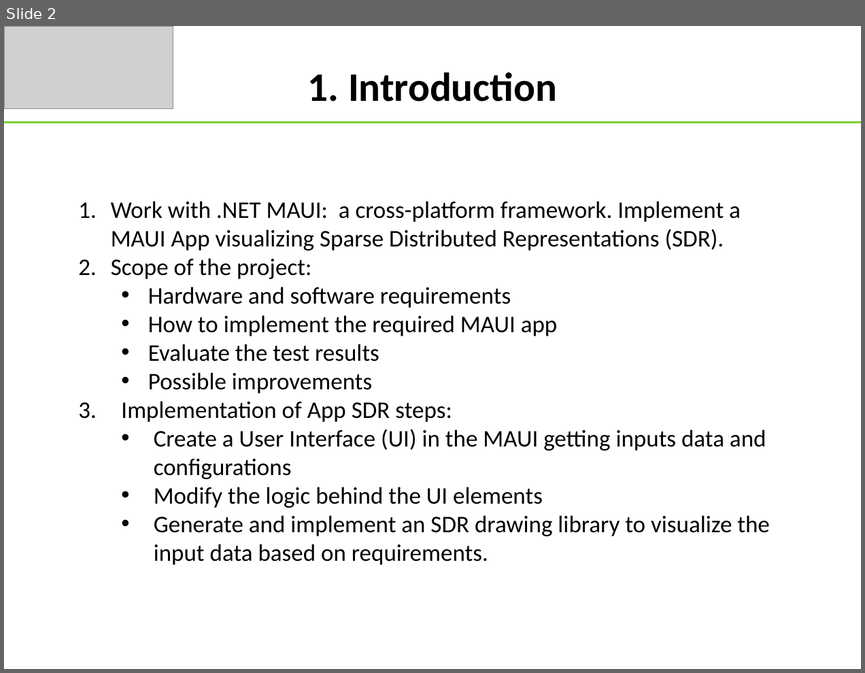
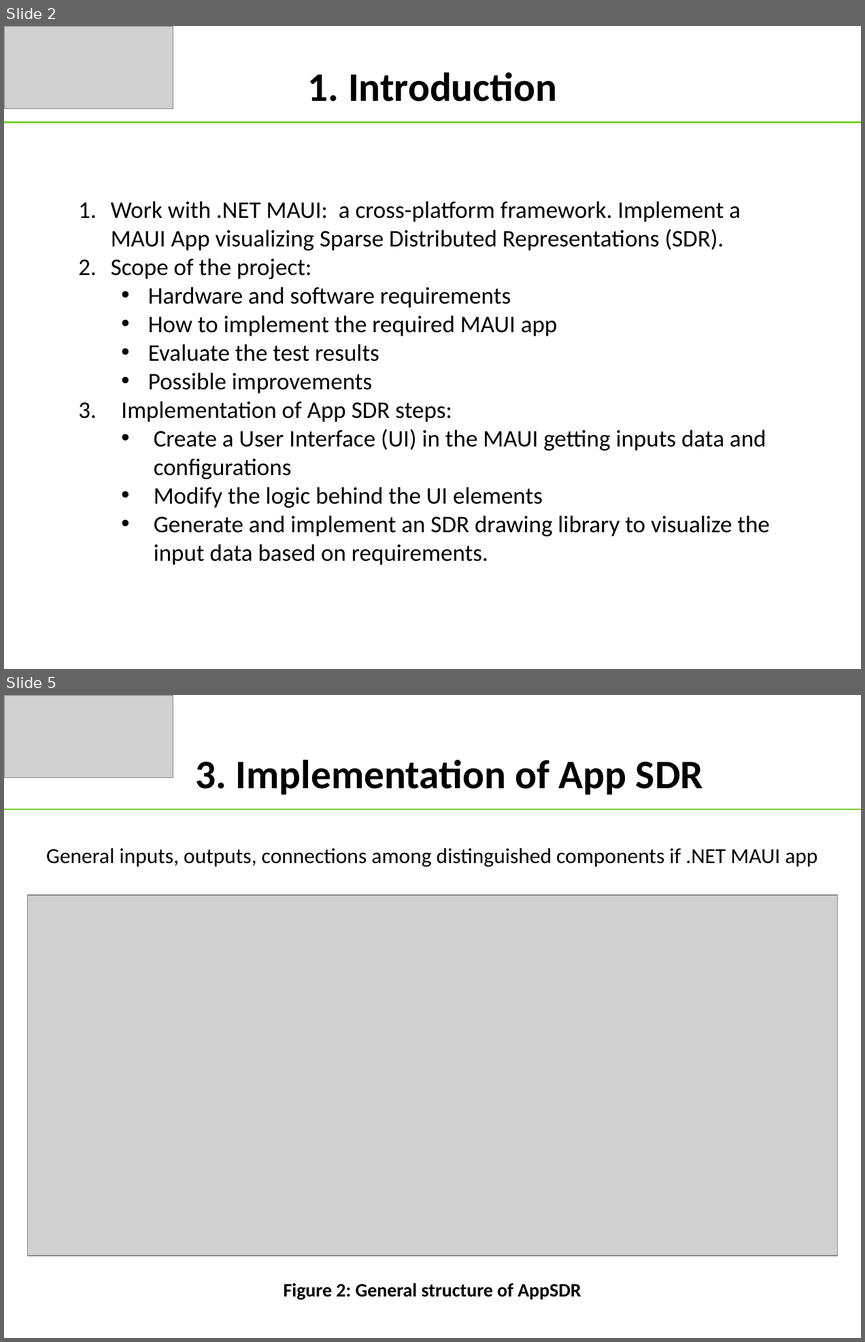
Before and after one commit to tongngocminhanh/MAUI_App_SDR, a slide deck: MySEProject/Documentation/ML22-23-8 Implement the SDR representation in the MAUI application.pptx. Shown one above the other, each under a label of ours: slide 2 before the commit, slides 2 and 5 after it; the slides between them are not shown. The pictures are 865x673 and 865x1342 pixels, drawn with LibreOffice and Linux fonts; fonts in the diff are those of the drawing; grey boxes stand for pictures. Boxes give left, top, right and bottom in pixels: in the first picture for what was removed or moved away, otherwise in the second. Text is boxed around its words. In the diff, an @@ line names an element or a change of style, - is before the commit and + after.

```diff
--- a/MySEProject/Documentation/ML22-23-8 Implement the SDR representation in the MAUI application.pptx
+++ b/MySEProject/Documentation/ML22-23-8 Implement the SDR representation in the MAUI application.pptx
@@ slide 5 added at (x1=4, y1=695, x2=861, y2=1338), background #FFFFFF @@
@@ picture added at (x1=4, y1=695, x2=173, y2=778) @@
@@ text added at (x1=195, y1=760, x2=703, y2=795), 34 pt, text #000000, bold @@
+3. Implementation of App SDR
@@ line added from (4, 809) to (861, 809), #7CD036 1.5 pt @@
@@ text added at (x1=46, y1=848, x2=817, y2=867), 18 pt, text #000000 @@
+General inputs, outputs, connections among distinguished components if .NET MAUI app
@@ picture added at (x1=27, y1=895, x2=837, y2=1255) @@
@@ text added at (x1=283, y1=1283, x2=581, y2=1300), 16 pt, text #000000, bold @@
+Figure 2: General structure of AppSDR
```
Also in this commit, not shown: 8 slides changed, 3 other slides added.
